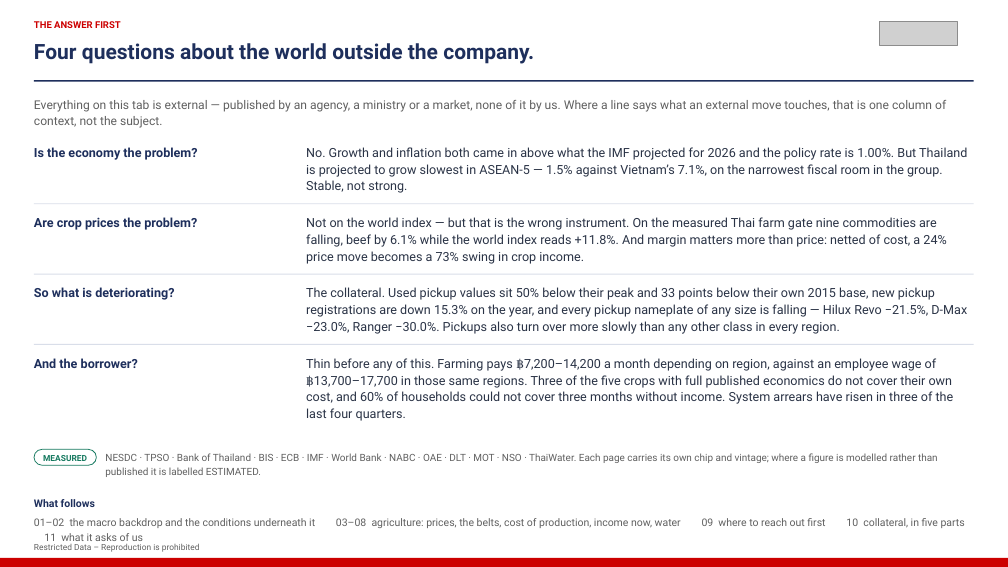
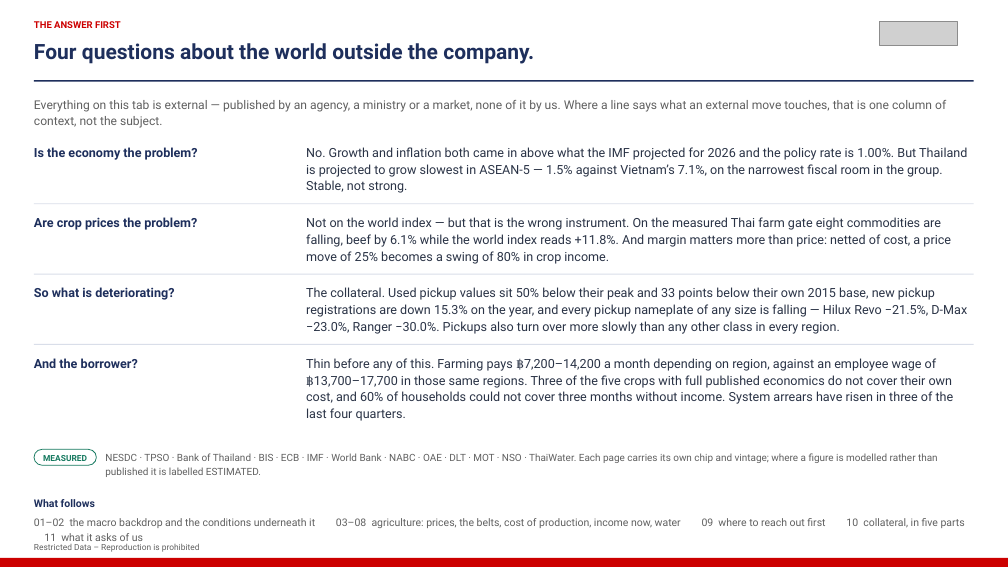
Before and after one commit to kaustavb2101/competitive-intel, a slide deck: slide 2 of docs/decks/mcom-2026-08-05-macro.pptx. Drawn at 1008x567 pixels with LibreOffice and Linux fonts; fonts in the diff are those of the drawing; grey boxes stand for pictures. Boxes give left, top, right and bottom in pixels: in the first picture for what was removed or moved away, otherwise in the second. Text is boxed around its words. In the diff, an @@ line names an element or a change of style, - is before the commit and + after.

```diff
--- a/docs/decks/mcom-2026-08-05-macro.pptx
+++ b/docs/decks/mcom-2026-08-05-macro.pptx
@@ text at <box>306,217,951,264</box>: text changed @@
-Not on the world index — but that is the wrong instrument. On the measured Thai farm gate nine commodities are falling, beef by 6.1% while the world index reads +11.8%. And margin matters more than price: netted of cost, a 24% price move becomes a 73% swing in crop income.
+Not on the world index — but that is the wrong instrument. On the measured Thai farm gate eight commodities are falling, beef by 6.1% while the world index reads +11.8%. And margin matters more than price: netted of cost, a price move of 25% becomes a swing of 80% in crop income.
```
Also in this commit, not shown: 7 other slides changed, 3 other files.
